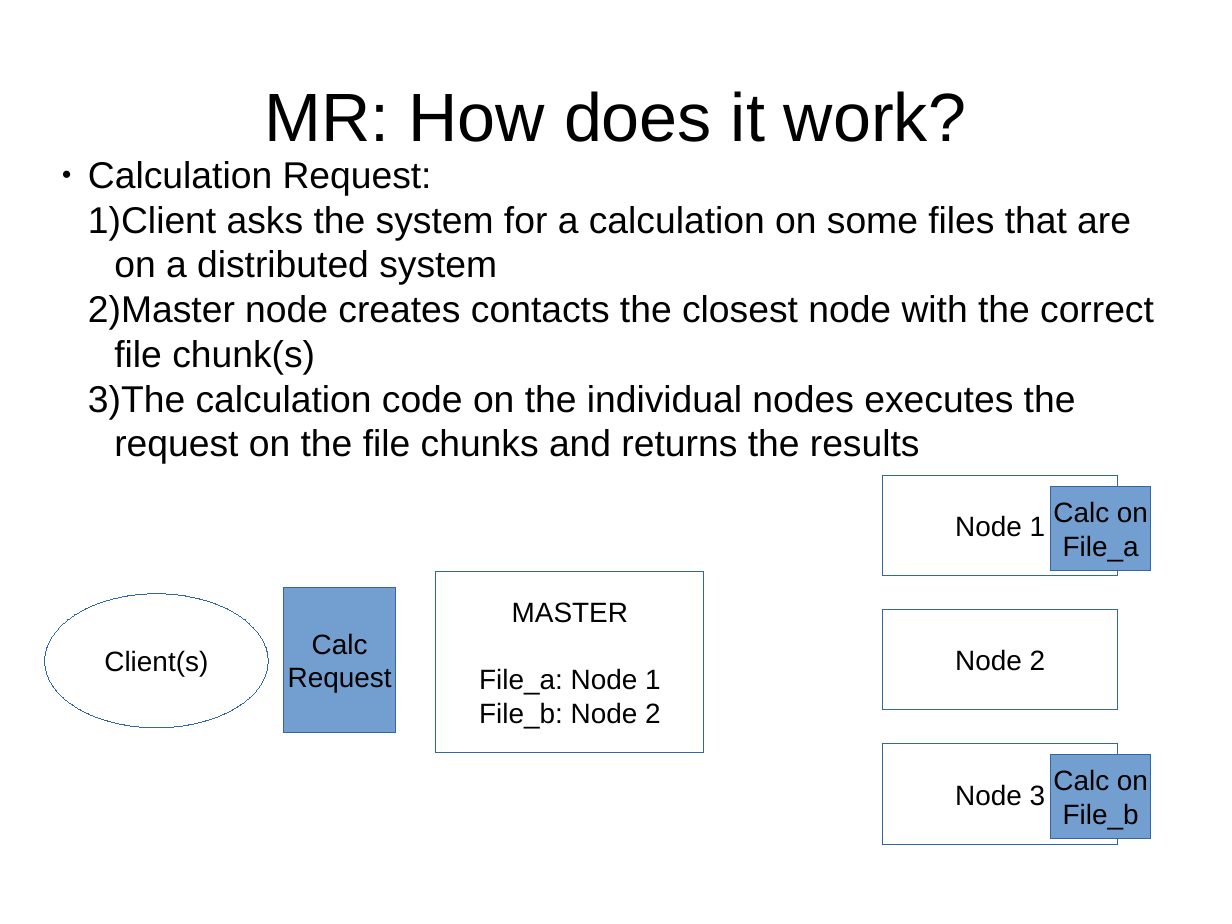
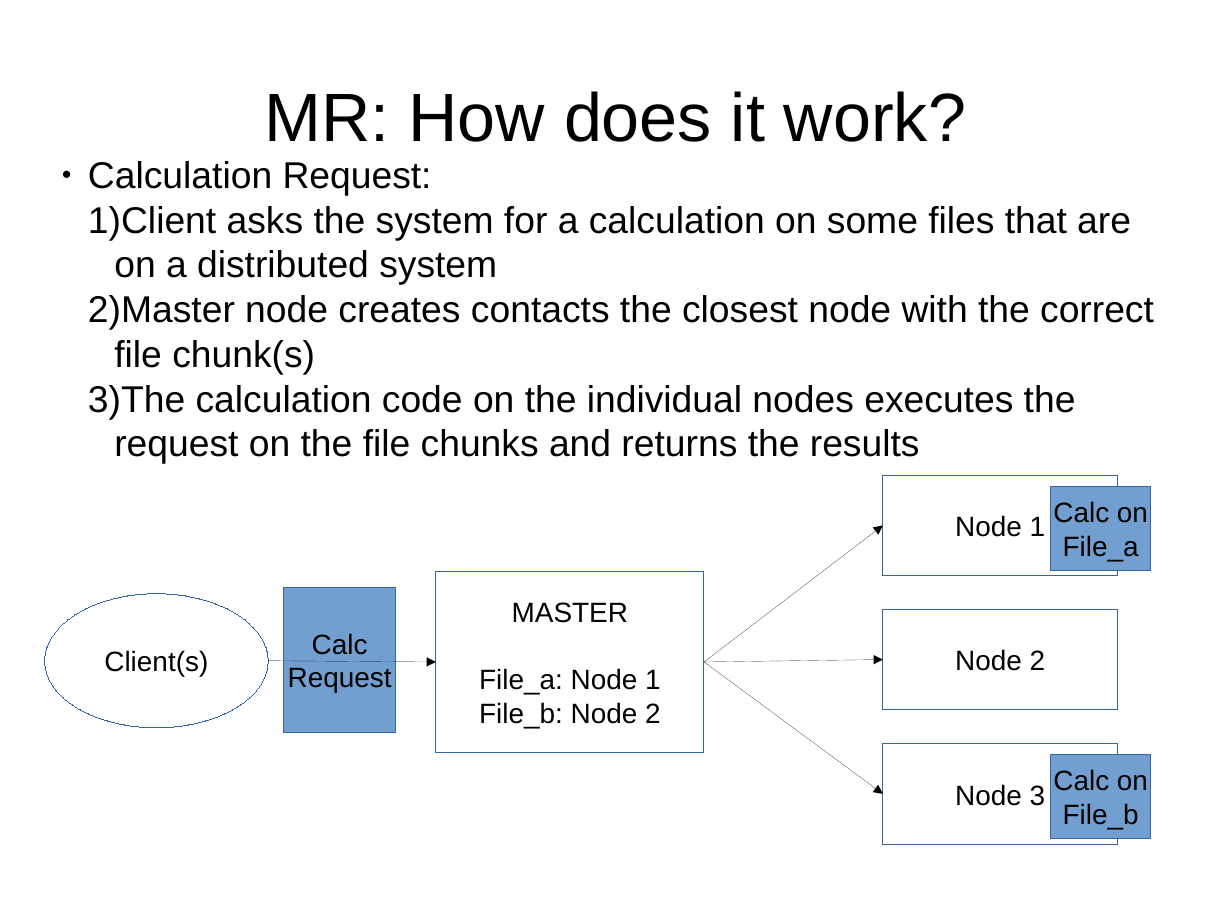
Before and after one commit to twcannon/MSDataSci, a slide deck: slide 12 of CSIS604/projects/assignment_4/assignment_4_ppt.pptx (slide 14 before the commit). Drawn at 1232x924 pixels with LibreOffice and Linux fonts; fonts in the diff are those of the drawing. Boxes give left, top, right and bottom in pixels: in the first picture for what was removed or moved away, otherwise in the second. Text is boxed around its words. In the diff, an @@ line names an element or a change of style, - is before the commit and + after.

```diff
--- a/CSIS604/projects/assignment_4/assignment_4_ppt.pptx
+++ b/CSIS604/projects/assignment_4/assignment_4_ppt.pptx
@@ arrow added from (704, 662) to (883, 525), #000000 0.75 pt @@
@@ arrow added from (268, 661) to (436, 662), #000000 0.75 pt @@
@@ arrow added from (704, 662) to (883, 660), #000000 0.75 pt @@
@@ arrow added from (704, 662) to (883, 794), #000000 0.75 pt @@
```
Also in this commit, not shown: 11 other slides changed, 2 slides removed, 6 other files.
